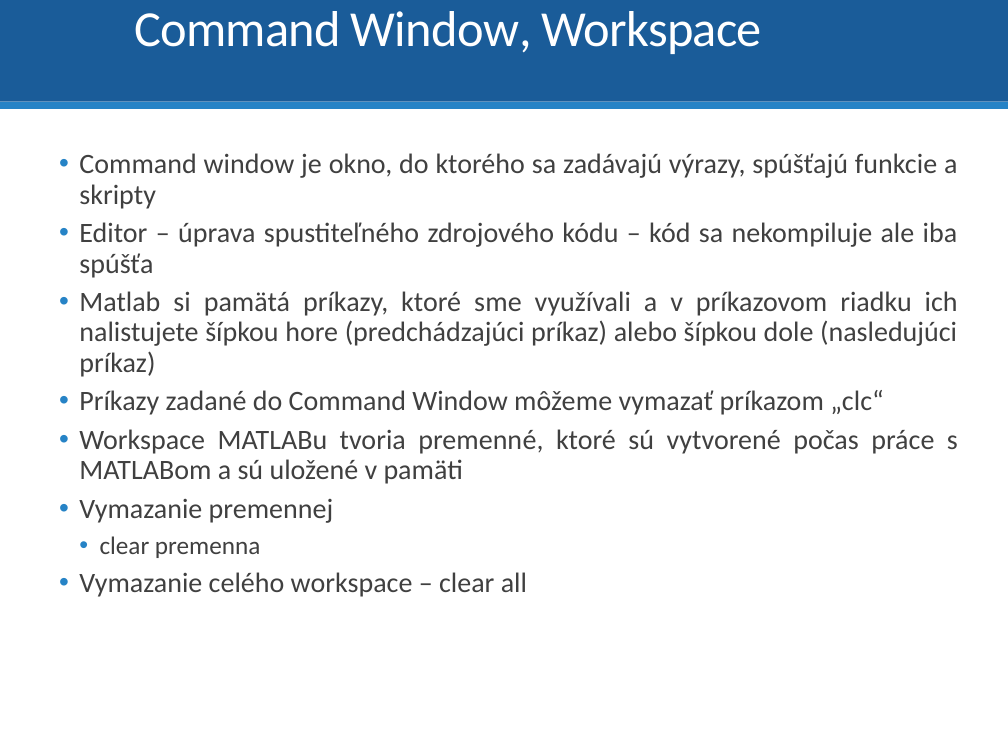
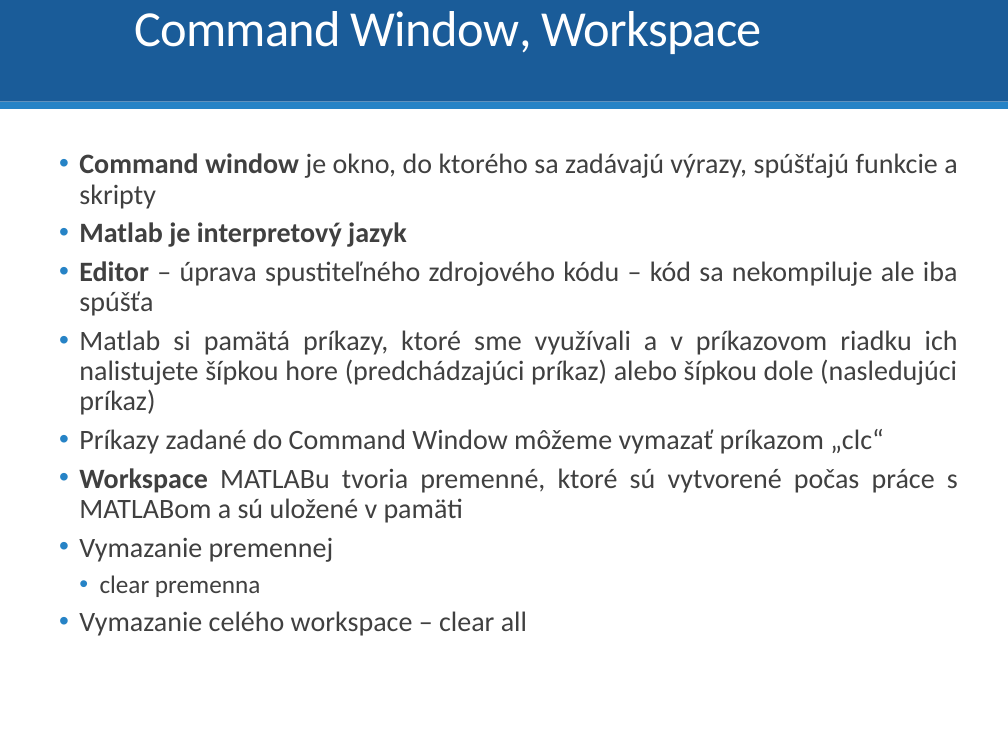
Before and after one commit to dodekm/TeamProjektKybernetika, a slide deck: slide 5 of Nove prednasky/P0_Opakovanie_Matlab_Simulink.pptx (slide 4 before the commit). Drawn at 1008x756 pixels with LibreOffice and Linux fonts; fonts in the diff are those of the drawing. Boxes give left, top, right and bottom in pixels: in the first picture for what was removed or moved away, otherwise in the second. Text is boxed around its words. In the diff, an @@ line names an element or a change of style, - is before the commit and + after.

```diff
--- a/Nove prednasky/P0_Opakovanie_Matlab_Simulink.pptx
+++ b/Nove prednasky/P0_Opakovanie_Matlab_Simulink.pptx
@@ text at box(79, 153, 958, 523): bold on in "Command window", "Editor", "Workspace" @@
@@ text at box(79, 222, 407, 247): paragraph added @@
+  • Matlab je interpretový jazyk
```
Also in this commit, not shown: 14 other slides changed, 1 slide added, 1 slide removed, 2 other files.
